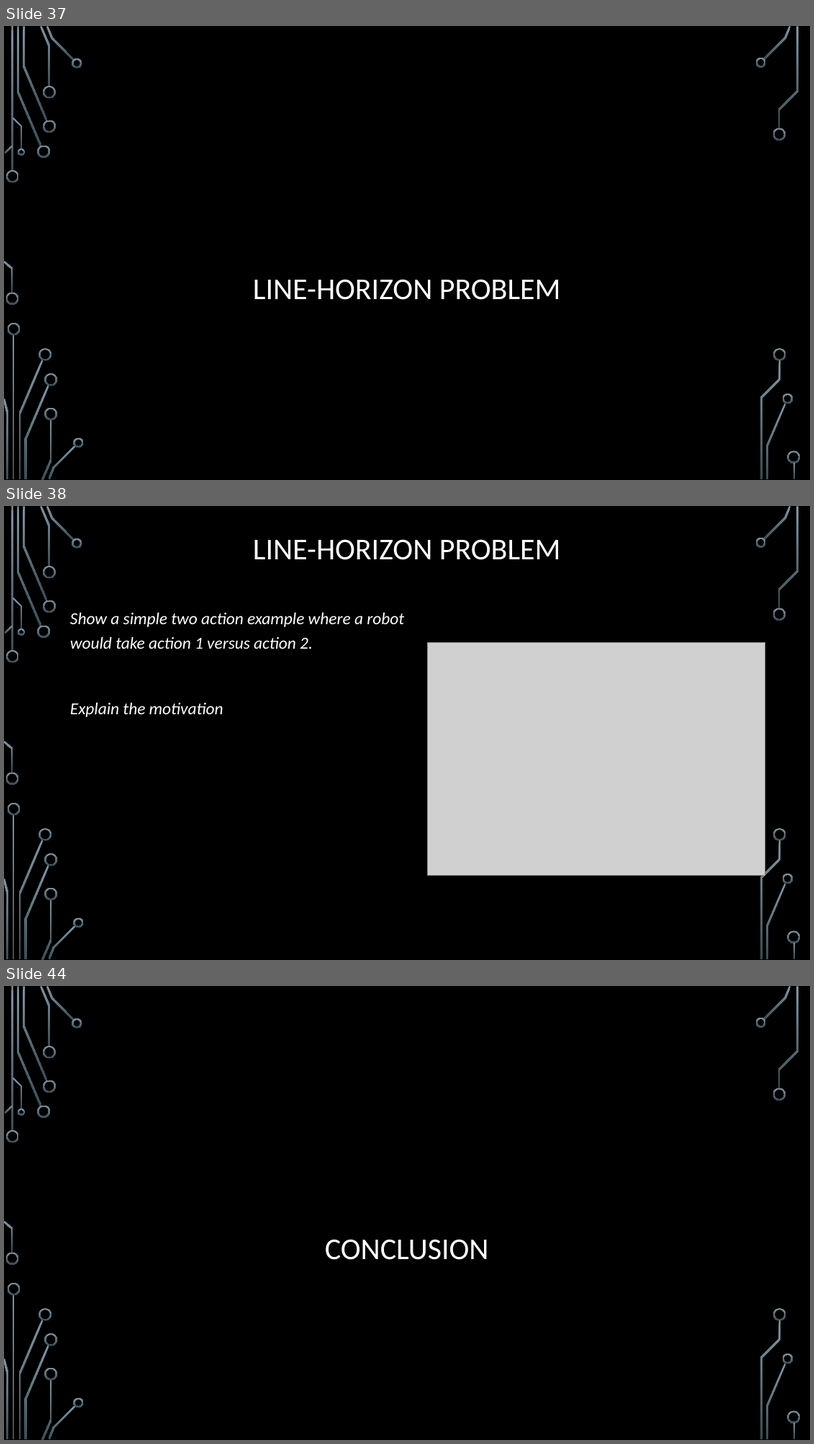
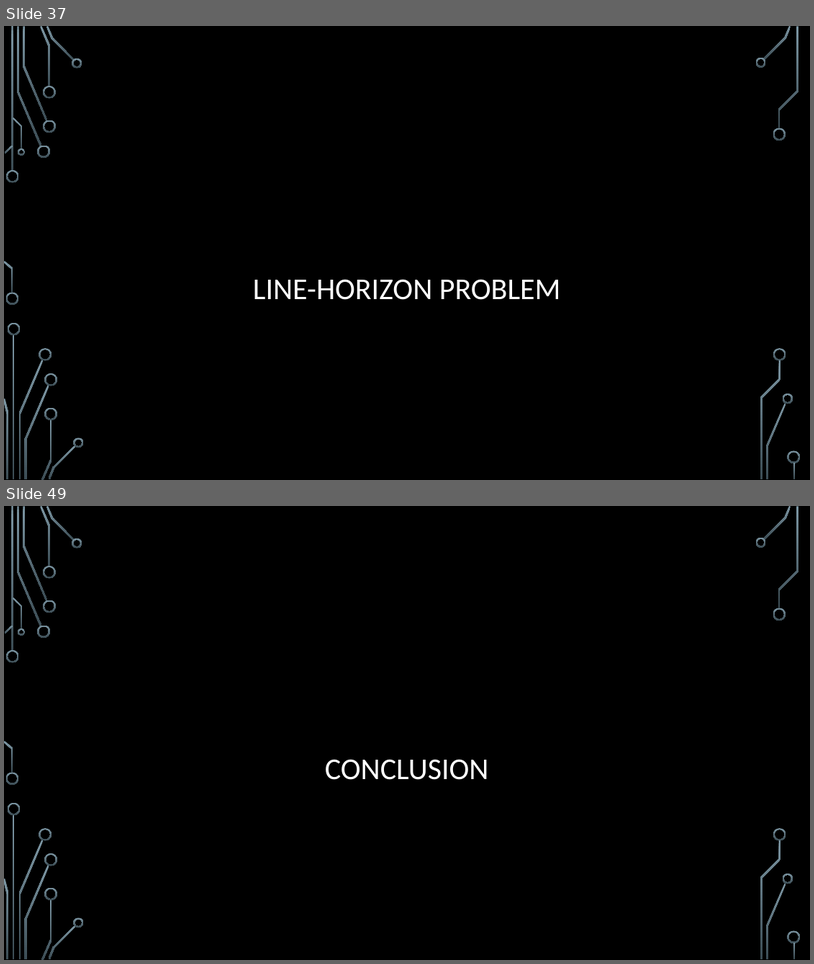
Before and after one commit to janiceeguo/advAlgo, a slide deck: slides/ComputationalGeom-part1-Intersections.pptx. Shown one above the other, each under a label of ours: slides 37, 38 and 44 before the commit, slides 37 and 49 after it; the slides between them are not shown. The pictures are 814x1444 and 814x964 pixels, drawn with LibreOffice and Linux fonts; fonts in the diff are those of the drawing; grey boxes stand for pictures; background and template pictures are left out. Boxes give left, top, right and bottom in pixels: in the first picture for what was removed or moved away, otherwise in the second. Text is boxed around its words. In the diff, an @@ line names an element or a change of style, - is before the commit and + after.

```diff
--- a/slides/ComputationalGeom-part1-Intersections.pptx
+++ b/slides/ComputationalGeom-part1-Intersections.pptx
@@ slide 38 removed at bbox=[4, 506, 810, 960], background picture (left out); not listed: 36 template elements that a slide beside it also shows @@
@@ title removed at bbox=[253, 539, 561, 560] @@
-LINE-HORIZON PROBLEM
@@ text removed at bbox=[70, 612, 404, 717] @@
-Show a simple two action example where a robot would take action 1 versus action 2.
-Explain the motivation
@@ picture removed at bbox=[428, 642, 766, 875] @@
@@ what was slide 44 is now slide 49 @@
```
Also in this commit, not shown: 11 slides added, 5 other slides removed, 4 other files.
